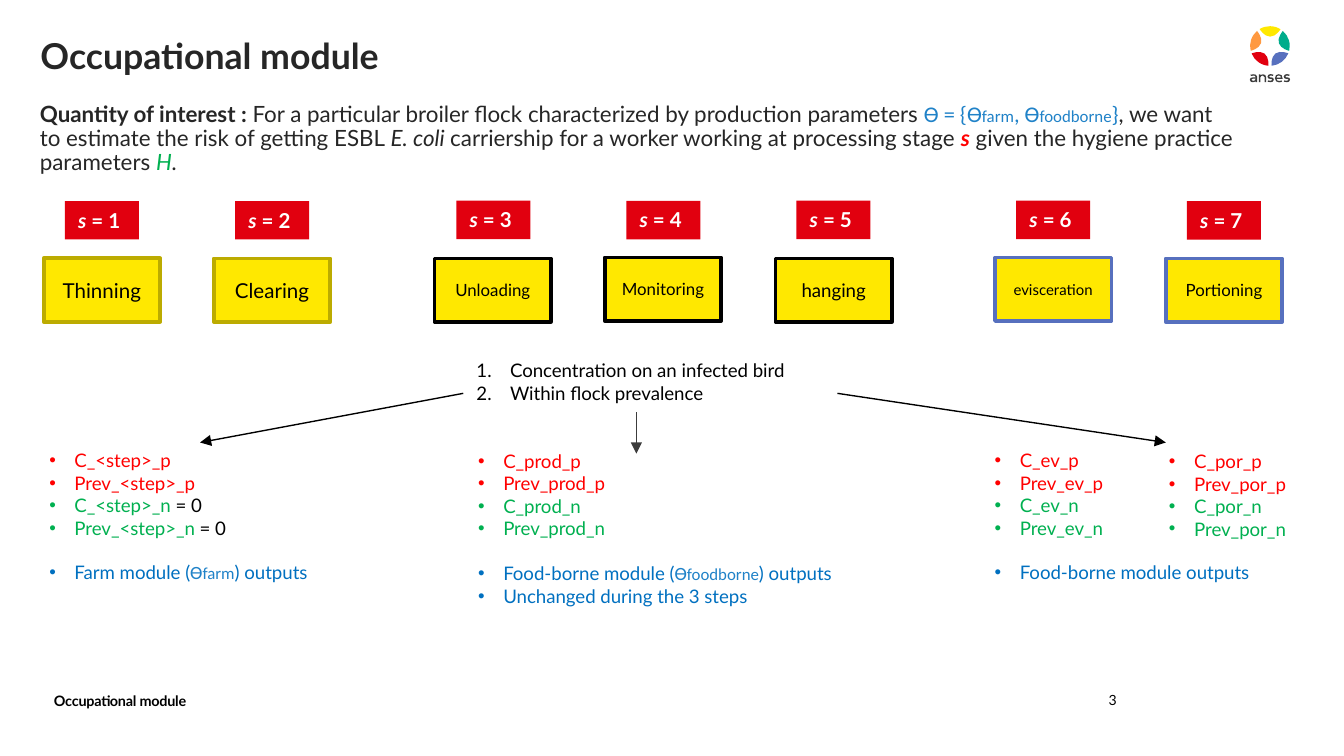
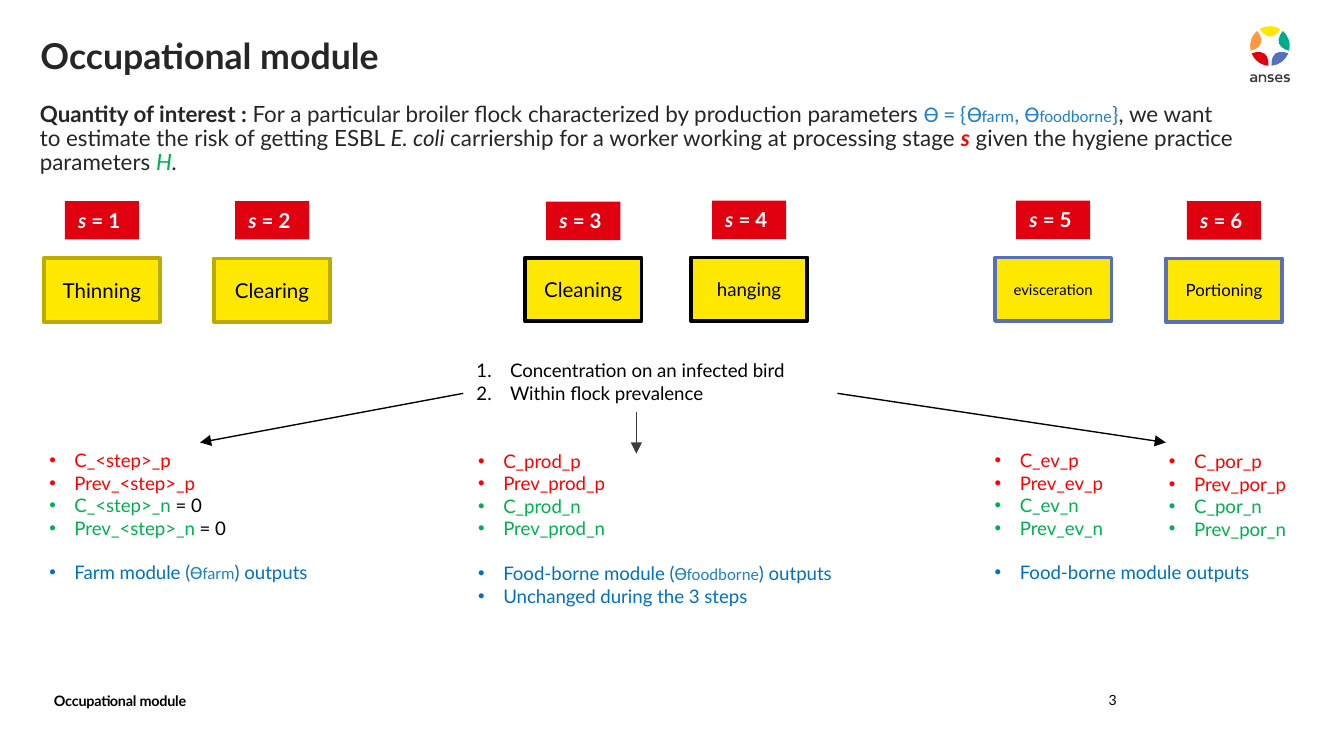
Before and after one commit to ENVIRE-JPIAMR/occupational-module, a slide deck: slide 3 of docs/draft.pptx. Drawn at 1344x756 pixels with LibreOffice and Linux fonts; fonts in the diff are those of the drawing. Boxes give left, top, right and bottom in pixels: in the first picture for what was removed or moved away, otherwise in the second. Text is boxed around its words. In the diff, an @@ line names an element or a change of style, - is before the commit and + after.

```diff
--- a/docs/draft.pptx
+++ b/docs/draft.pptx
@@ rectangle "s = 3": place and size @@
-rectangle "s = 3" at bbox=[457, 200, 531, 239]
+rectangle "s = 3" at bbox=[546, 202, 620, 241]
@@ rectangle "s = 4": place and size @@
-rectangle "s = 4" at bbox=[626, 200, 700, 239]
+rectangle "s = 4" at bbox=[712, 200, 786, 239]
@@ rectangle "s = 5": place and size @@
-rectangle "s = 5" at bbox=[797, 200, 871, 239]
+rectangle "s = 5" at bbox=[1016, 200, 1090, 239]
@@ rectangle "s = 6": place and size @@
-rectangle "s = 6" at bbox=[1016, 200, 1090, 239]
+rectangle "s = 6" at bbox=[1187, 202, 1261, 241]
@@ rectangle removed at bbox=[1187, 202, 1261, 241] @@
-s = 7
@@ rectangle removed at bbox=[434, 258, 551, 321] @@
-Unloading
@@ rectangle added at bbox=[526, 258, 642, 321], fill #FFE800, outline #000000 2 pt, 11 pt, text #000000 @@
+Cleaning
@@ rectangle removed at bbox=[605, 258, 722, 321] @@
-Monitoring
@@ rectangle "hanging": place and size @@
-rectangle "hanging" at bbox=[775, 258, 892, 321]
+rectangle "hanging" at bbox=[691, 258, 808, 321]
```
Also in this commit, not shown: 4 other slides changed, 2 slides added, 3 other files.
